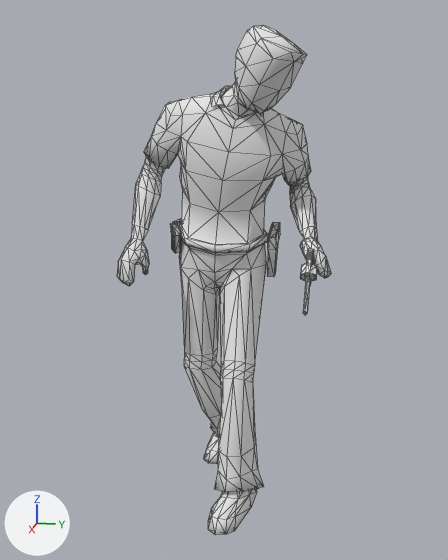
The OBJ model examples/example0/assets/cop.obj: old version first, new version second.
Rendered twice from a 50 mm camera at (2.438, 0.437, 0.529) aimed at (-0.062, -0.063, -0.096). Lighting does not change. The marker at lower left points along +X, +Y and +Z. Mesh edges are drawn as thin lines. Where no turn or scale is listed for an object, it has been applied to the vertices. Vertices at the same position are counted once.
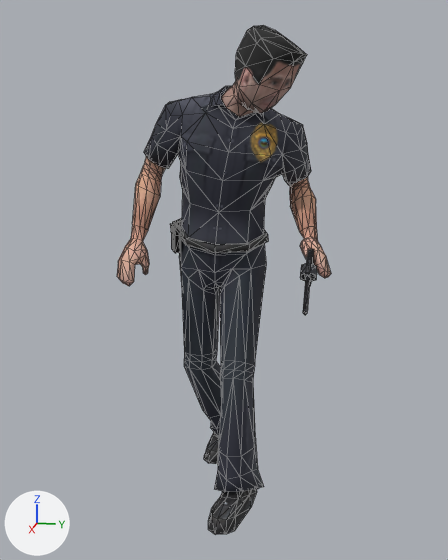
Where the change shows, as pixel boxes (x1, y1, x2, y2) in the pictures (448 x 560 px):
part 1 of me_object_11_001, deleted
    before: (267, 222, 280, 277)
part 2 of me_object_11_001, recoloured
    both: (170, 219, 182, 253)
part 3 of me_object_11_001, recoloured
    both: (117, 25, 331, 535)
part 4 of me_object_11_001, recoloured (grey to black)
    both: (300, 249, 317, 312)
part 5 of me_object_11_001, recoloured
    both: (300, 273, 316, 281)

The change in detail:
Picture 'cop_revolver_hole.png' (img_cop_revolver_hole_png) is new.
Picture 'cop_holster.png' (img_cop_holster_png) is new.
Picture 'cop_revolver_magazine.png' (img_cop_revolver_magazine_png) is new.
Picture 'cop_revolver_handle.png' (img_cop_revolver_handle_png) is new.
Picture 'cop_revolver_metal.png' (img_cop_revolver_metal_png) is new.
Picture 'cop.png' (img_cop_png) is new.
Material 'revolver_hole' (mat_revolver_hole) is new.
Its texture is img_cop_revolver_hole_png.
Its roughness is 0.6.
Material 'holster' (mat_holster) is new.
Its texture is img_cop_holster_png.
Its roughness is 1.0.
Material 'revolver_magazine' (mat_revolver_magazine) is new.
Its texture is img_cop_revolver_magazine_png.
Its roughness is 0.6.
Material 'revolver_handle' (mat_revolver_handle) is new.
Its texture is img_cop_revolver_handle_png.
Its roughness is 0.6.
Material 'revolver_metal' (mat_revolver_metal) is new.
Its texture is img_cop_revolver_metal_png.
Its roughness is 0.6.
Material 'body' (mat_body) is new.
Its texture is img_cop_png.
Its roughness is 0.821.
me_object_11_001 is used by ob_object_11_001; location (0.0, 0.0, 0.0).
me_object_11_001 had 834 vertices, 1560 faces and spanned x -0.55..0.41, y -0.47..0.39, z -1.05..0.88.
me_object_11_001 no longer uses material mat_material_7 (white #e7e7e7).
me_object_11_001 no longer uses material mat_material_6 (white #e7e7e7).
me_object_11_001 now has 806 vertices, 1508 faces and spans x -0.55..0.41, y -0.47..0.39, z -1.05..0.88.
me_object_11_001 part 1: the loose piece of 28 vertices spanning x -0.21..-0.05, y 0.12..0.16, z -0.08..0.13 is deleted.
me_object_11_001 part 2: 126 faces spanning x -0.16..-0.01, y -0.29..-0.24, z 0.02..0.15 switch from mat_materiais_003 (white #e7e7e7) to mat_holster (picture img_cop_holster_png).
me_object_11_001 part 3: 1238 faces spanning x -0.55..0.33, y -0.47..0.39, z -1.05..0.88 switch from mat_cop_01_body (white #e7e7e7) to mat_body (picture img_cop_png).
me_object_11_001 part 4: 102 faces spanning x 0.17..0.41, y 0.28..0.34, z -0.09..0.1 switch from mat_material_3 (white #e7e7e7) to mat_revolver_metal (picture img_cop_revolver_metal_png).
me_object_11_001 part 5: 20 faces spanning x 0.22..0.3, y 0.28..0.34, z -0.01..0.06 switch from mat_material_5 (white #e7e7e7) to mat_revolver_magazine (picture img_cop_revolver_magazine_png).
me_object_11_001 now uses material mat_revolver_handle (picture img_cop_revolver_handle_png).
me_object_11_001 now uses material mat_revolver_hole (picture img_cop_revolver_hole_png).
